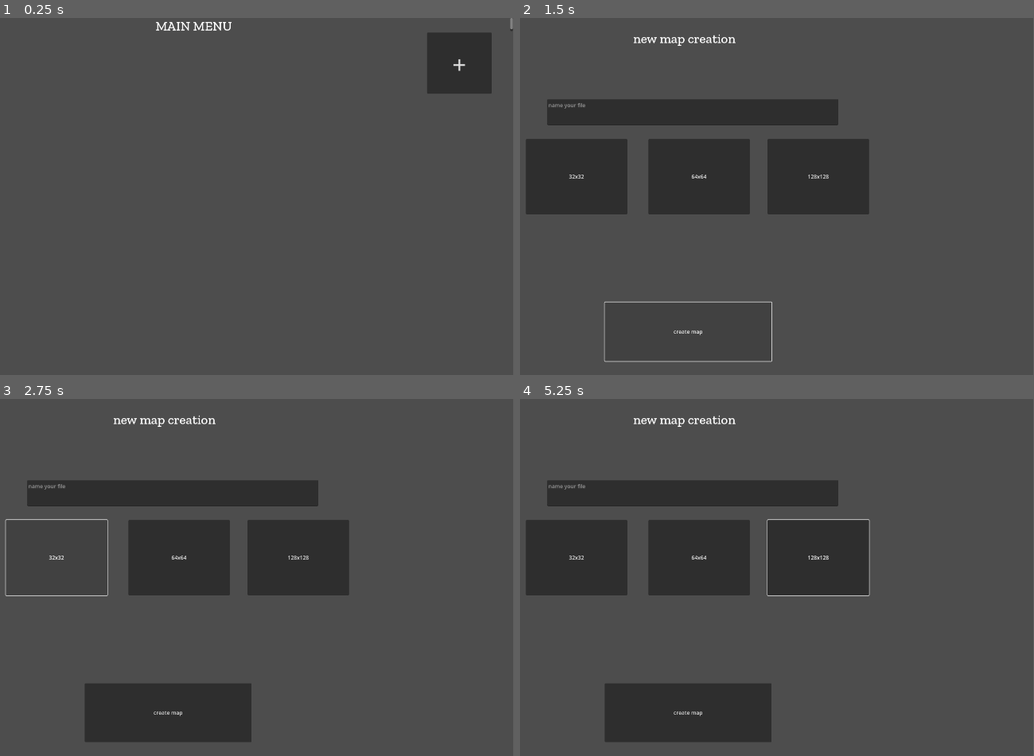
Above: before the commit, frames 1-4 (two rows, left to right).
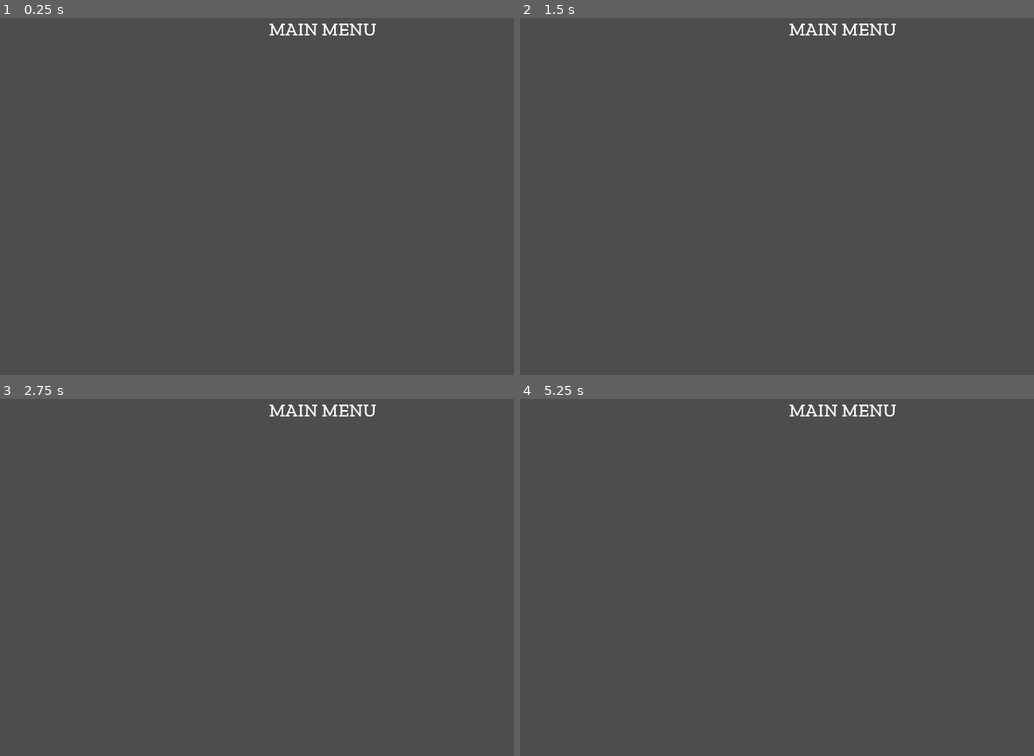
Above: after the commit, the same moments.

Repository: Willeujeans/mapIdea
Game: Godot game, scene res://Scenes/shell.tscn
The game is run twice, just before and just after one commit, with the same random seed, the same clock (stepped at 60 frames per second) and the same inputs.
Inputs (mouse positions are in pixels of both pictures, inside the frame that each line leads up to):
- Up to frame 1 (0.25 s): no input
- Up to frame 2 (1.5 s): click (977, 64) at 0.5 s, where only the run before the commit has a clickable "+"; click (689, 332) at 1.25 s, where only the run before the commit has a clickable "create map"
- Up to frame 3 (2.75 s): click (56, 556) at 2 s, where only the run before the commit has a clickable "32x32"
- Up to frame 4 (5.25 s): click (699, 556) at 2.75 s, where only the run before the commit has a clickable "64x64"; click (818, 556) at 3.5 s, where only the run before the commit has a clickable "128x128"; tap Enter at 4.25 s; move the mouse to (854, 559) at 4.27 s; press the mouse at (854, 559) at 4.28 s; hold D (right) 4.28-5.03 s; tap Space at 5 s; move the mouse to (586, 595) at 5.02 s; release the mouse at (586, 595) at 5.03 s; hold S (down) from 5.03 s (still down); right-click (586, 595) at 5.1 s
The window is 799x449 before the commit and 800x449 after it. Grey fills any space a smaller window leaves; there, only what the larger window draws over its background counts as a difference.

The runs differ from the first frame. In frame 1, 2.6% of the frame differs, in the area x 30-100%, y 0-22%; in frame 2, 17%; in frame 3, 18%; in frame 4, 22%, in the area x 1-74%, y 1-96%.
Error in both runs: Attempt to call function 'list_dir_begin' in base 'null instance' on a null instance. (res://Scripts/s_directoryScanner.gd:6)

Commit message:
added extra file path

Diff:
--- a/Scripts/s_mainMenu.gd
+++ b/Scripts/s_mainMenu.gd
@@ -2,6 +2,7 @@
 
 func _ready():
 	var saveDocumentPath = "/Users/willschmitz/Documents/Code/mapIdea/SavedData"
+	saveDocumentPath = "D:/godotProjects/mapIdea/SavedData"
 	loadAllSavedFiles(saveDocumentPath)
 
 func loadAllSavedFiles(folder):
--- a/project.godot
+++ b/project.godot
@@ -17,8 +17,9 @@
 
 [display]
 
-window/size/viewport_width=1920
-window/size/viewport_height=1080
+window/size/viewport_width=1366
+window/size/viewport_height=768
+window/size/mode=3
 
 [input]
 
